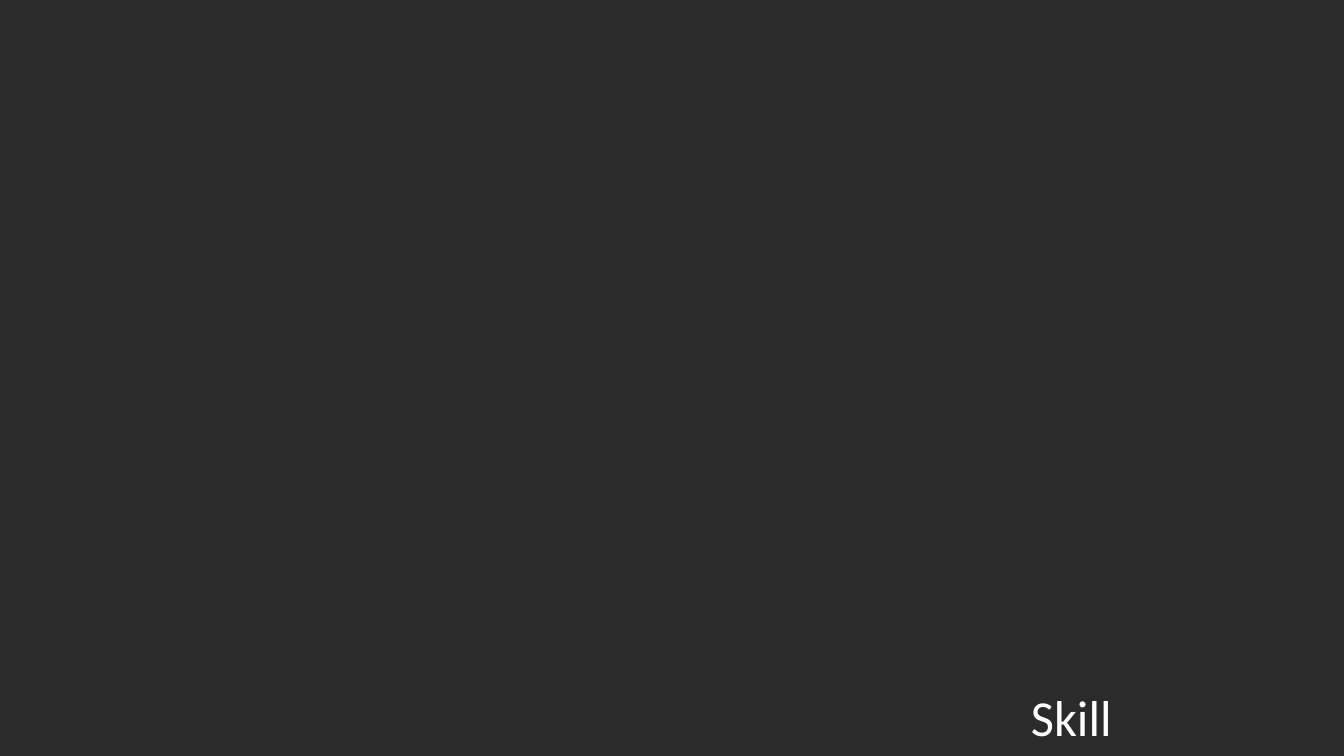
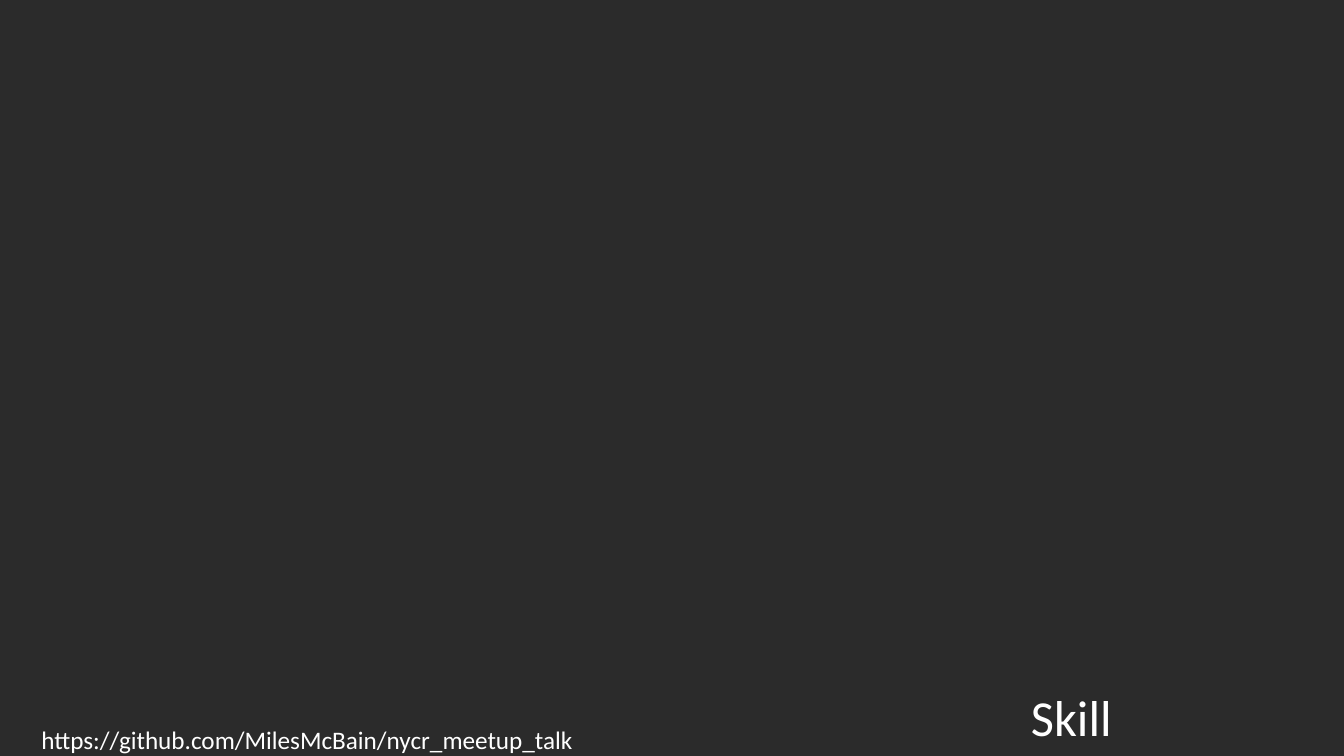
Before and after one commit to liutiming/snakemake-workshop, a slide deck: slide 5 of Snakemake x Targets TL.pptx. Drawn at 1344x756 pixels with LibreOffice and Linux fonts; fonts in the diff are those of the drawing; background and template pictures are left out; a plain dark background stands for a picture behind light text. Boxes give left, top, right and bottom in pixels: in the first picture for what was removed or moved away, otherwise in the second. Text is boxed around its words. In the diff, an @@ line names an element or a change of style, - is before the commit and + after.

Commit message:
slides edit

```diff
--- a/Snakemake x Targets TL.pptx
+++ b/Snakemake x Targets TL.pptx
@@ text added at bbox=[41, 731, 572, 754], 18 pt, text #FFFFFF @@
+https://github.com/MilesMcBain/nycr_meetup_talk
```
Also in this commit, not shown: 1 other file.
